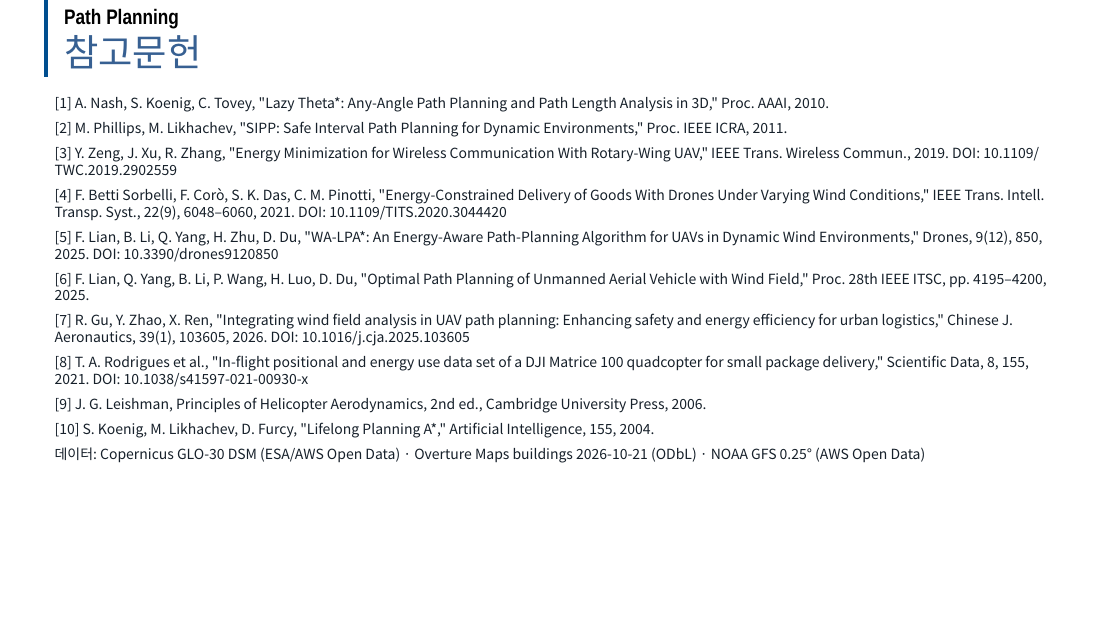
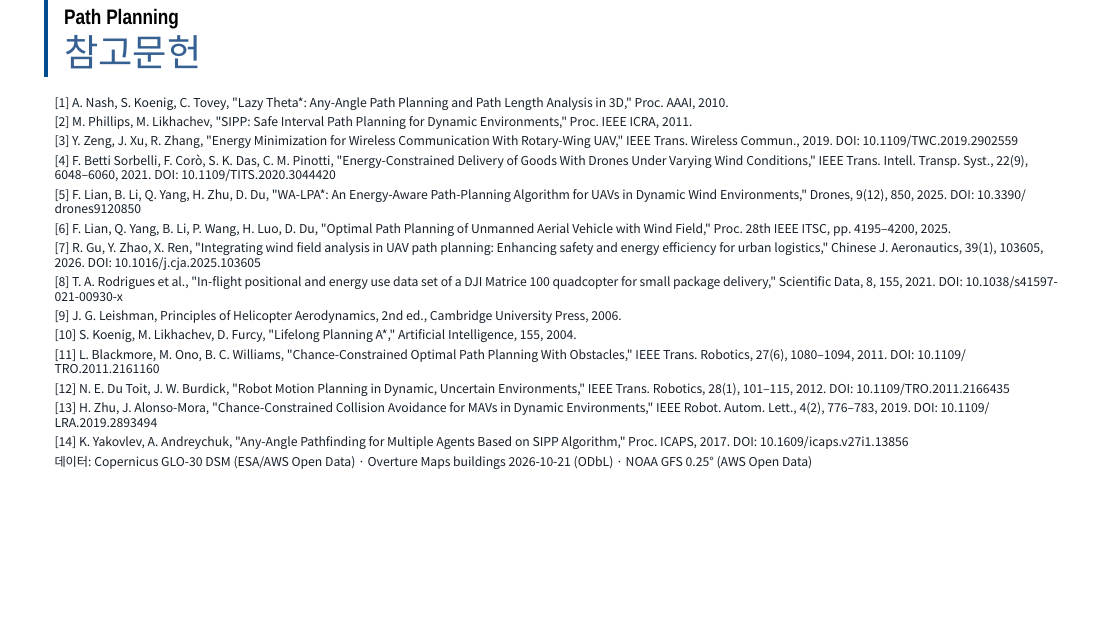
Before and after one commit to dnfl5345/Drone_path_opt, a slide deck: slide 27 of docs/drone_soc_path_planning_dev.pptx (slide 24 before the commit). Drawn at 1120x630 pixels with LibreOffice and Linux fonts; fonts in the diff are those of the drawing; background and template pictures are left out. Boxes give left, top, right and bottom in pixels: in the first picture for what was removed or moved away, otherwise in the second. Text is boxed around its words. In the diff, an @@ line names an element or a change of style, - is before the commit and + after.

```diff
--- a/docs/drone_soc_path_planning_dev.pptx
+++ b/docs/drone_soc_path_planning_dev.pptx
@@ text at bbox=[55, 97, 1058, 469]: size 12 to 10.5 pt in "[1] A. Nash, S. Koenig, C. Tovey, ...", "[2] M. Phillips, M. Likhachev, "SIPP: Safe ...", "[3] Y. Zeng, J. Xu, R. Zhang, ...", "[4] F. Betti Sorbelli, F. Corò, S. ..." and 7 more places; less space between paragraphs @@
@@ text at bbox=[55, 349, 1010, 449]: paragraphs added @@
+[11] L. Blackmore, M. Ono, B. C. Williams, "Chance-Constrained Optimal Path Planning With Obstacles," IEEE Trans. Robotics, 27(6), 1080–1094, 2011. DOI: 10.1109/TRO.2011.2161160
+[12] N. E. Du Toit, J. W. Burdick, "Robot Motion Planning in Dynamic, Uncertain Environments," IEEE Trans. Robotics, 28(1), 101–115, 2012. DOI: 10.1109/TRO.2011.2166435
+[13] H. Zhu, J. Alonso-Mora, "Chance-Constrained Collision Avoidance for MAVs in Dynamic Environments," IEEE Robot. Autom. Lett., 4(2), 776–783, 2019. DOI: 10.1109/LRA.2019.2893494
+[14] K. Yakovlev, A. Andreychuk, "Any-Angle Pathfinding for Multiple Agents Based on SIPP Algorithm," Proc. ICAPS, 2017. DOI: 10.1609/icaps.v27i1.13856
```
Also in this commit, not shown: 2 other slides changed, 3 slides added, 9 other files.
